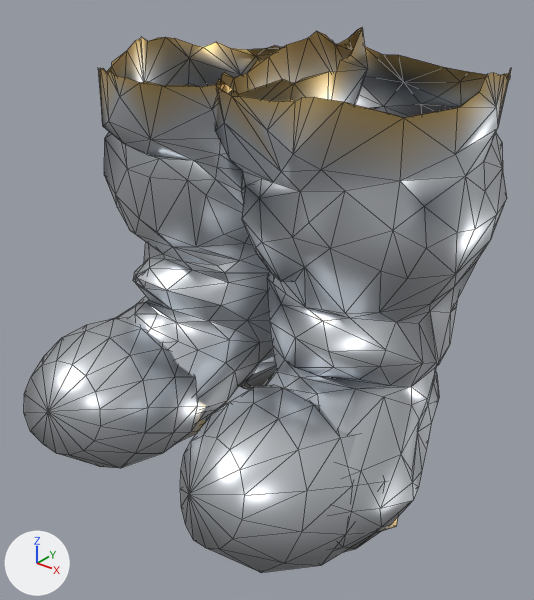
The glTF model assets_src/armor/kargan_2/heavy_b_feet.glb as it was, and as the next commit left it.
Before and after are seen from a 50 mm lens placed at (0.607, -0.759, 0.65), pointed at (0.033, -0.041, 0.205). Arrows for +X, +Y and +Z are at lower left; the lights stay in place. The picture after the commit comes second. Mesh edges are drawn as thin lines. Vertices at exactly the same position are counted once.

Objects in the first picture: 'heavy_b_feet'.
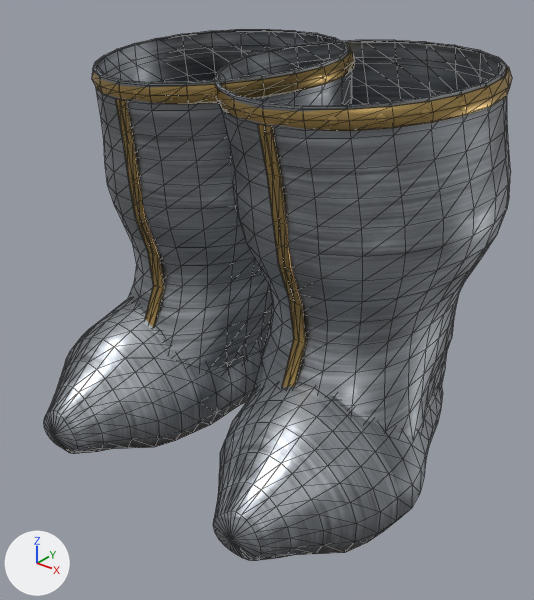
Pixel boxes [x1, y1, x2, y2] of what changed, in the pictures (534 x 600 px):
'heavy_b_feet', reshaped: before [24, 28, 511, 573]; after [44, 29, 512, 561]
part 1 of me_heavy_b_feet, rebuilt: before [98, 28, 511, 552]; after [214, 40, 511, 436]
part 2 of me_heavy_b_feet, rebuilt: before [181, 385, 398, 573]; after [213, 385, 443, 561]
part 3 of me_heavy_b_feet, rebuilt: before [24, 317, 206, 468]; after [44, 299, 265, 454]
part 4 of me_heavy_b_feet, added: after [93, 29, 352, 370]
part 5 of me_heavy_b_feet, added (brown): after [215, 66, 512, 131]
part 6 of me_heavy_b_feet, added (brown): after [92, 44, 355, 105]
part 7 of me_heavy_b_feet, added (brown): after [257, 124, 306, 387]
part 8 of me_heavy_b_feet, added (brown): after [115, 98, 164, 328]

The edits, one by one:
Picture 'trim_c.png' (img_trim_c_png) is new.
Picture 'trim_n.png' (img_trim_n_png) is new.
Picture 'trim_orm.png' (img_trim_orm_png) is new.
Picture 'steel_orm.png' (img_steel_orm_png) is new.
Picture 'steel_n.png' (img_steel_n_png) is new.
Picture 'steel_c.png' (img_steel_c_png) is new.
Material 'trim' (mat_trim) is new.
Uses the picture img_trim_c_png.
Uses the picture img_trim_n_png.
Uses the picture img_trim_orm_png.
Material 'steel' (mat_steel) is new.
Uses the picture img_steel_c_png.
Uses the picture img_steel_n_png.
Uses the picture img_steel_orm_png.
me_heavy_b_feet is used by ob_heavy_b_feet; location (0.0, 0.0, 0.0).
me_heavy_b_feet had 896 vertices, 1651 faces and spanned x -0.293..0.299, y -0.306..0.248, z -0.014..0.544.
me_heavy_b_feet no longer uses material mat_metal.
me_heavy_b_feet now has 1912 vertices, 3584 faces and spans x -0.296..0.3, y -0.279..0.245, z -0.014..0.526.
me_heavy_b_feet part 1: the loose piece of 702 vertices spanning x -0.293..0.299, y -0.264..0.248, z -0.014..0.544 is rebuilt with 408 vertices and now spans x -0.06..0.3, y -0.184..0.245, z 0.032..0.526, in mat_steel.
me_heavy_b_feet part 2: the loose piece of 97 vertices spanning x 0.038..0.288, y -0.306..-0.06, z -0.014..0.153 is rebuilt with 386 vertices and now spans x -0.002..0.298, y -0.279..0.22, z -0.014..0.181, in mat_steel.
me_heavy_b_feet part 3: the loose piece of 97 vertices spanning x -0.285..-0.034, y -0.304..-0.052, z -0.014..0.153 is rebuilt with 386 vertices and now spans x -0.294..0.006, y -0.278..0.22, z -0.014..0.185, in mat_steel.
me_heavy_b_feet part 4: a new loose piece of 408 vertices spanning x -0.296..0.064, y -0.178..0.245, z 0.032..0.526, in mat_steel.
me_heavy_b_feet part 5: a new loose piece of 120 vertices spanning x -0.065..0.287, y -0.149..0.215, z 0.473..0.524, in mat_trim.
me_heavy_b_feet part 6: a new loose piece of 120 vertices spanning x -0.285..0.069, y -0.15..0.215, z 0.473..0.524, in mat_trim.
me_heavy_b_feet part 7: a new loose piece of 42 vertices spanning x 0.105..0.146, y -0.171..-0.095, z 0.079..0.475, in mat_trim.
me_heavy_b_feet part 8: a new loose piece of 42 vertices spanning x -0.138..-0.103, y -0.164..-0.093, z 0.08..0.475, in mat_trim.
me_heavy_b_feet gains material mat_steel.
me_heavy_b_feet gains material mat_trim.
